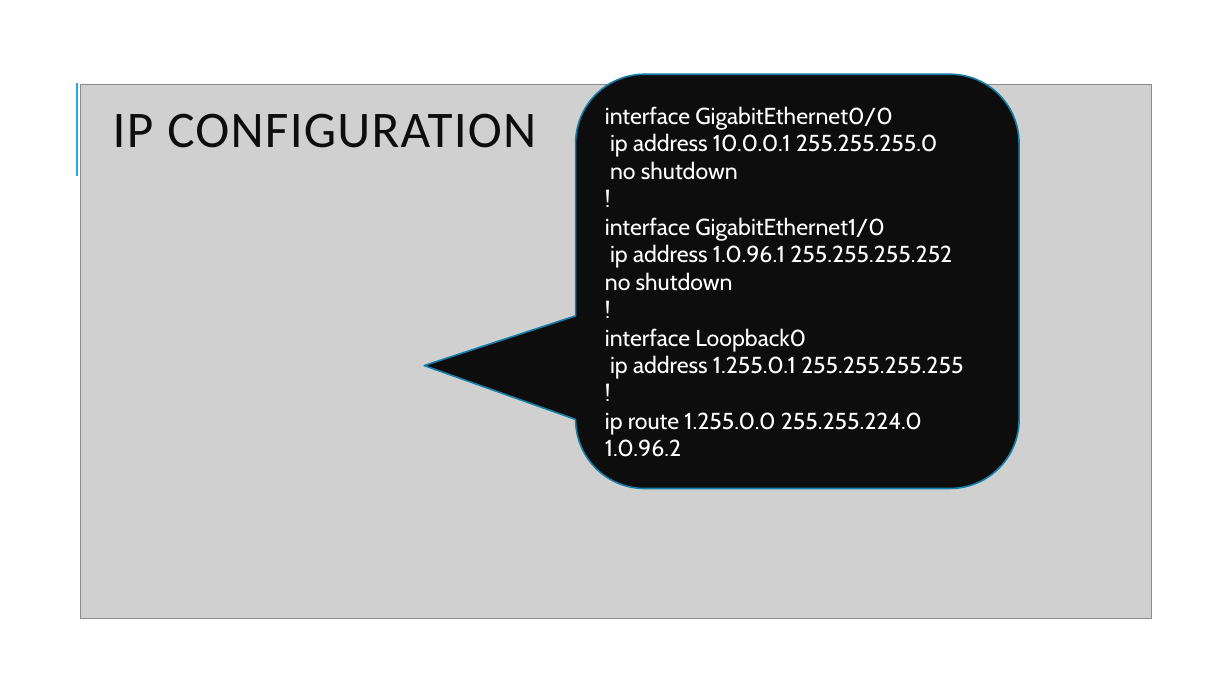
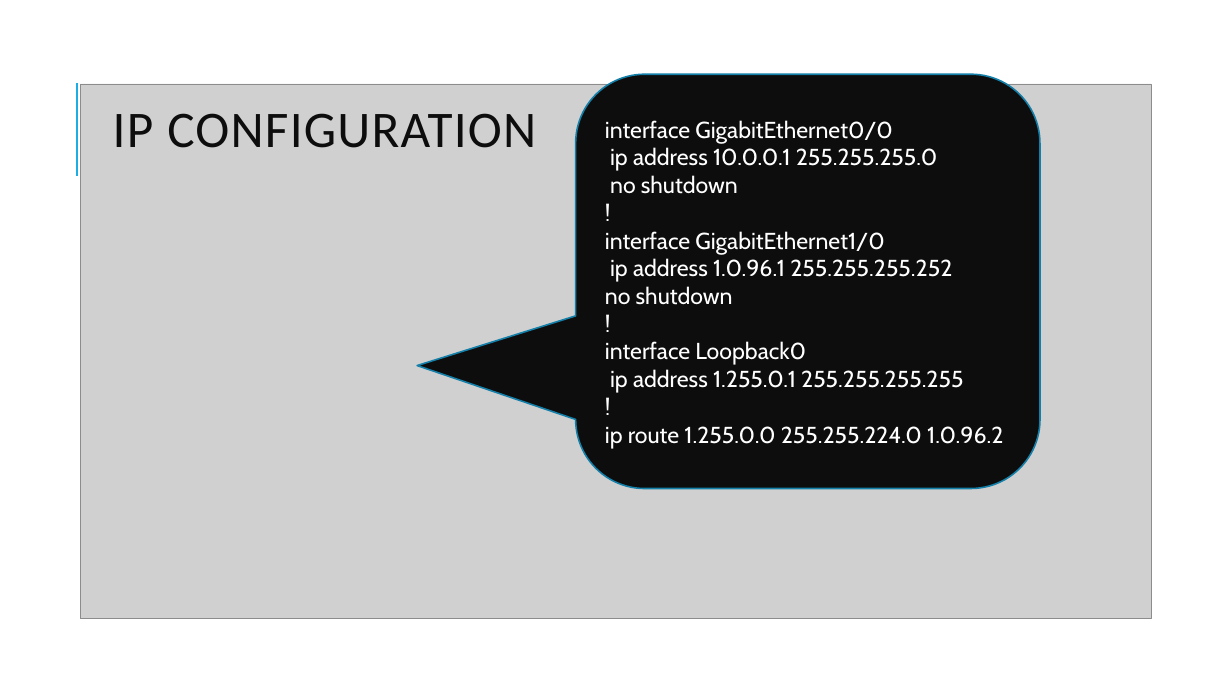
Before and after one commit to BSc-MSc-Projects/NSD-VPNs, a slide deck: slide 5 of presentazione/NSD_presentation.pptx. Drawn at 1232x693 pixels with LibreOffice and Linux fonts; fonts in the diff are those of the drawing; grey boxes stand for pictures. Boxes give left, top, right and bottom in pixels: in the first picture for what was removed or moved away, otherwise in the second. Text is boxed around its words. In the diff, an @@ line names an element or a change of style, - is before the commit and + after.

```diff
--- a/presentazione/NSD_presentation.pptx
+++ b/presentazione/NSD_presentation.pptx
@@ rounded speech box "interface GigabitEthernet0/0": place and size @@
-rounded speech box "interface GigabitEthernet0/0" at <box>576,74,1019,488</box>
+rounded speech box "interface GigabitEthernet0/0" at <box>576,74,1041,488</box>
```
Also in this commit, not shown: 1 other slide changed.
